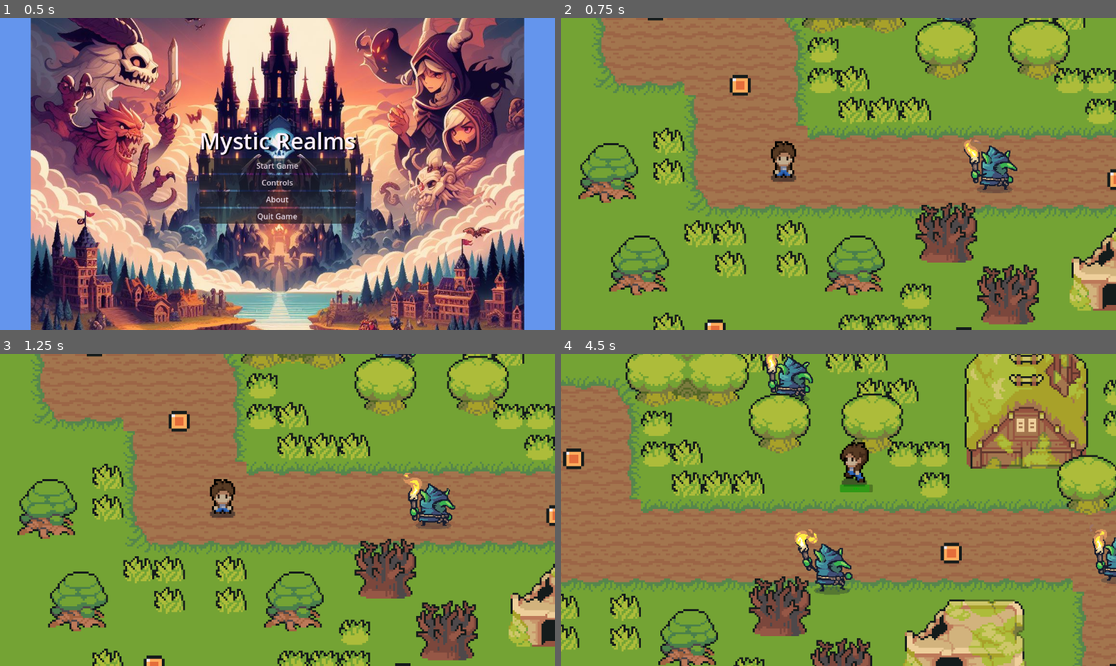
Above: before the commit, frames 1-4 (two rows, left to right).
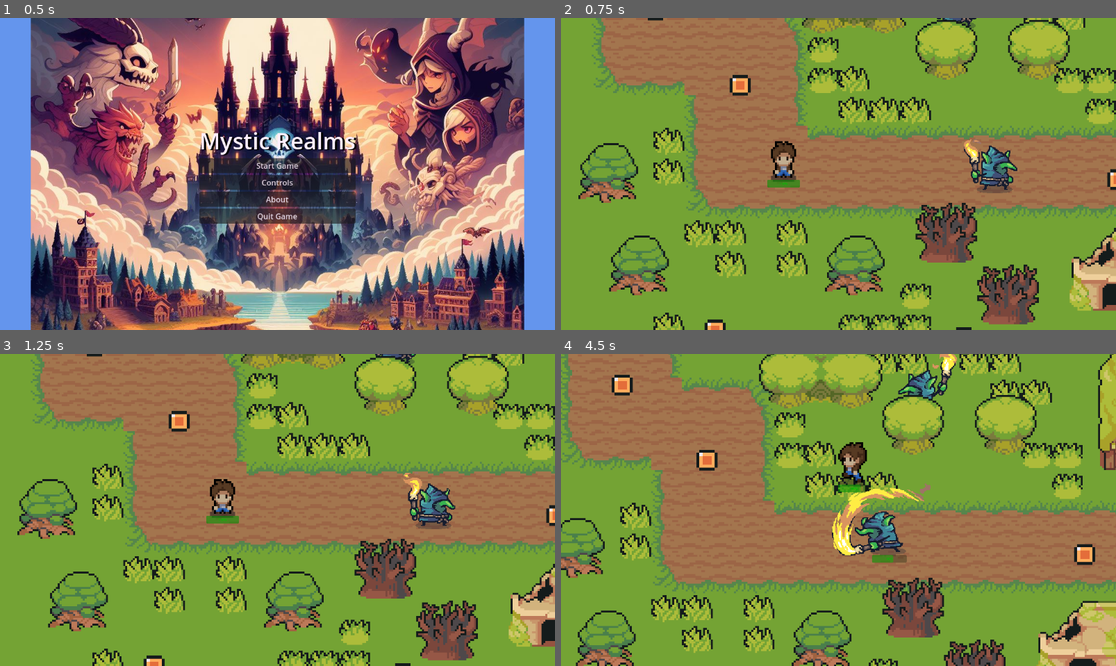
Above: after the commit, the same moments.

Repository: mtzamanpk/MysticRealms
Game: Godot game, scene res://scenes/start_menu.tscn
Two runs of this game, one before a commit and one after it. Both use one fixed random seed, a clock stepped at 60 frames per second and the inputs below.
Inputs (mouse positions are in pixels of both pictures, inside the frame that each line leads up to):
- Up to frame 1 (0.5 s): no input
- Up to frame 2 (0.75 s): click "Start Game" at 0.5 s
- Up to frame 3 (1.25 s): no input
- Up to frame 4 (4.5 s): move the mouse to (960, 494) at 1.27 s; hold Right (ui_right) 1.28-2.03 s; click (960, 494) at 1.35 s; move the mouse to (727, 525) at 2.02 s; hold Down (ui_down) 2.03-2.78 s; click (727, 525) at 2.1 s; move the mouse to (894, 441) at 2.77 s; hold Right (ui_right) 2.78-3.53 s; click (894, 441) at 2.85 s; move the mouse to (810, 572) at 3.52 s; hold Up (ui_up) 3.53-4.28 s; click (810, 572) at 3.6 s; move the mouse to (1005, 556) at 4.27 s; hold Left (ui_left) from 4.28 s (still down); click (1005, 556) at 4.35 s

Frame 1 is identical in both runs. In frame 2, 0.1% of the frame differs, in the area x 37-44%, y 51-55%; in frame 3, 0.1%; in frame 4, 59%, in the area x 0-100%, y 0-100%.

Commit message:
updated speed and health values

Diff:
--- a/Game/scenes/player.tscn
+++ b/Game/scenes/player.tscn
@@ -460,7 +460,7 @@
 offset_right = 162.0
 offset_bottom = 43.0
 scale = Vector2(0.1, 0.1)
-max_value = 200.0
+max_value = 125.0
 
 [node name="regenerationTimer" type="Timer" parent="."]
 wait_time = 4.0
--- a/Game/scripts/enemy.gd
+++ b/Game/scripts/enemy.gd
@@ -1,6 +1,6 @@
 extends CharacterBody2D
 
-var speed = 15
+var speed = 50
 var playerChase = false
 var player = null
 
--- a/Game/scripts/player.gd
+++ b/Game/scripts/player.gd
@@ -7,7 +7,7 @@
 var enemyAttackCooldown = true
 var bossInAttackRange = false
 var bossAttackCooldown = true
-var health = 200
+var health = 125
 var playerAlive = true
 var attackInProgress = false
 
@@ -168,7 +168,7 @@
 
 
 func _on_regeneration_timer_timeout():
-	if health < 200:
+	if health < 125:
 		health = health + 15
 		if health > 200:
 			health = 200
